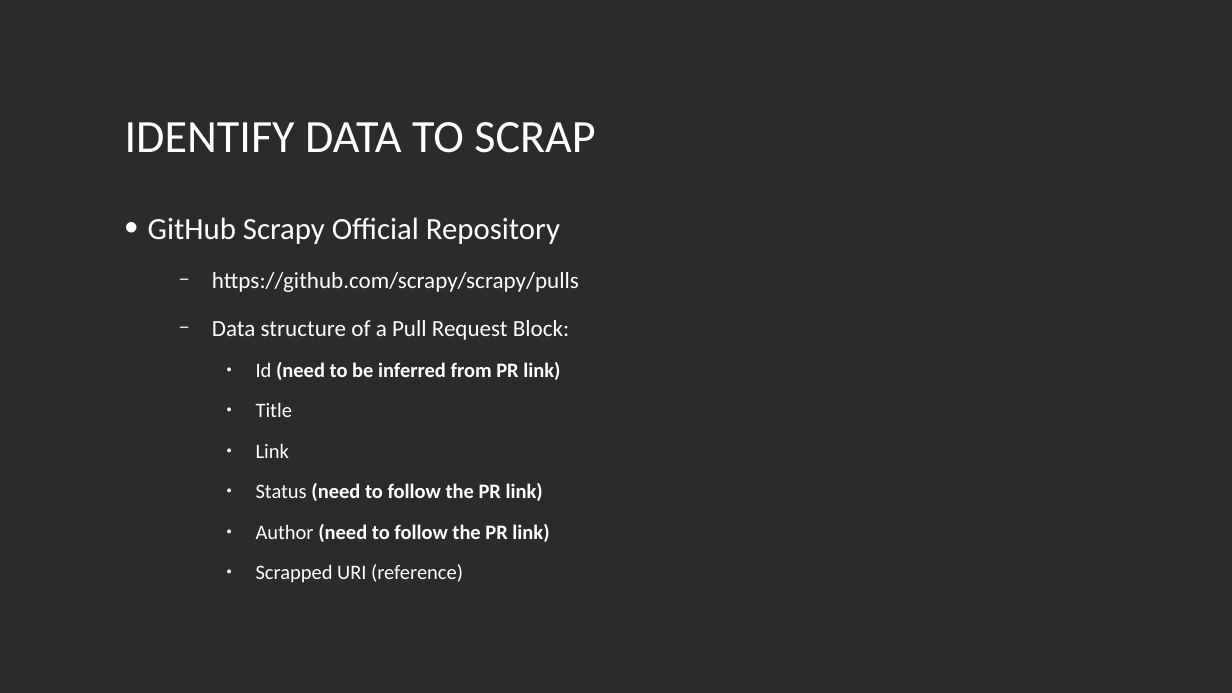
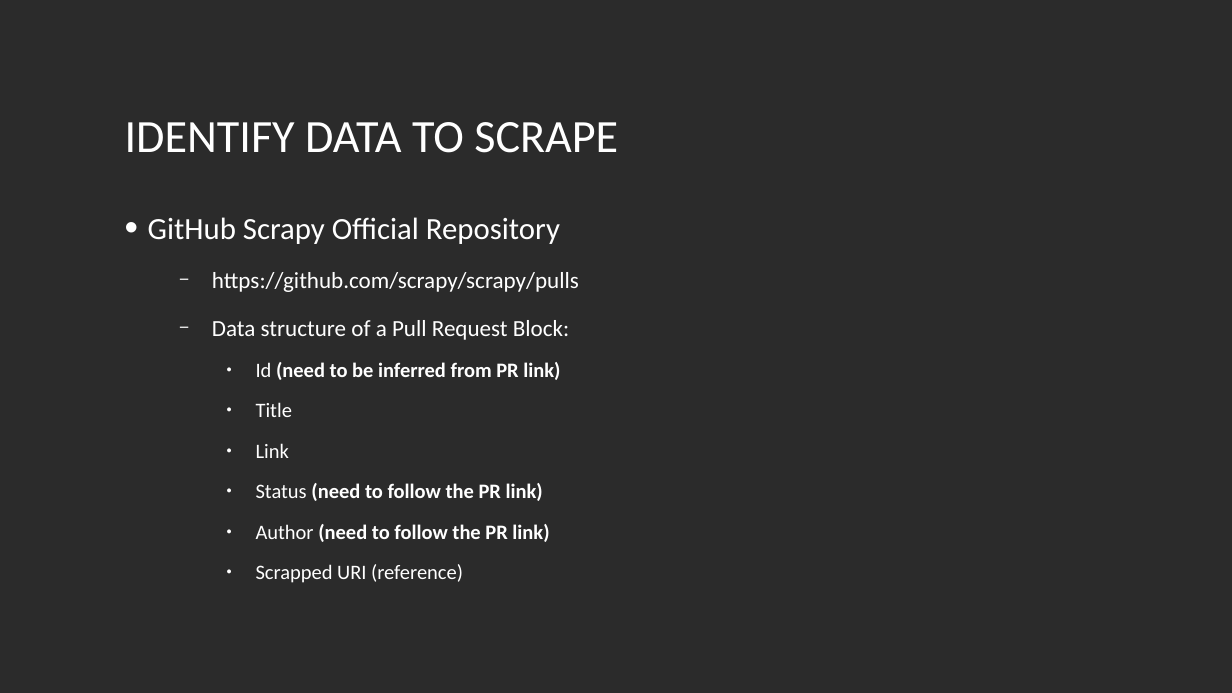
Before and after one commit to nam4dev/web_scraping_presentation, a slide deck: slide 10 of presentation/webscrapping_presentation.odp. Drawn at 1232x693 pixels with LibreOffice and Linux fonts; fonts in the diff are those of the drawing; background and template pictures are left out; a plain dark background stands for a picture behind light text. Boxes give left, top, right and bottom in pixels: in the first picture for what was removed or moved away, otherwise in the second. Text is boxed around its words. In the diff, an @@ line names an element or a change of style, - is before the commit and + after.

Commit message:
[Pymug] Add Scrapyd feature

```diff
--- a/presentation/webscrapping_presentation.odp
+++ b/presentation/webscrapping_presentation.odp
@@ title at (x1=125, y1=122, x2=618, y2=153): text changed @@
-IDENTIFY DATA TO SCRAP
+IDENTIFY DATA TO SCRAPE
```
Also in this commit, not shown: 9 other slides changed, 3 slides added, 13 other files.
